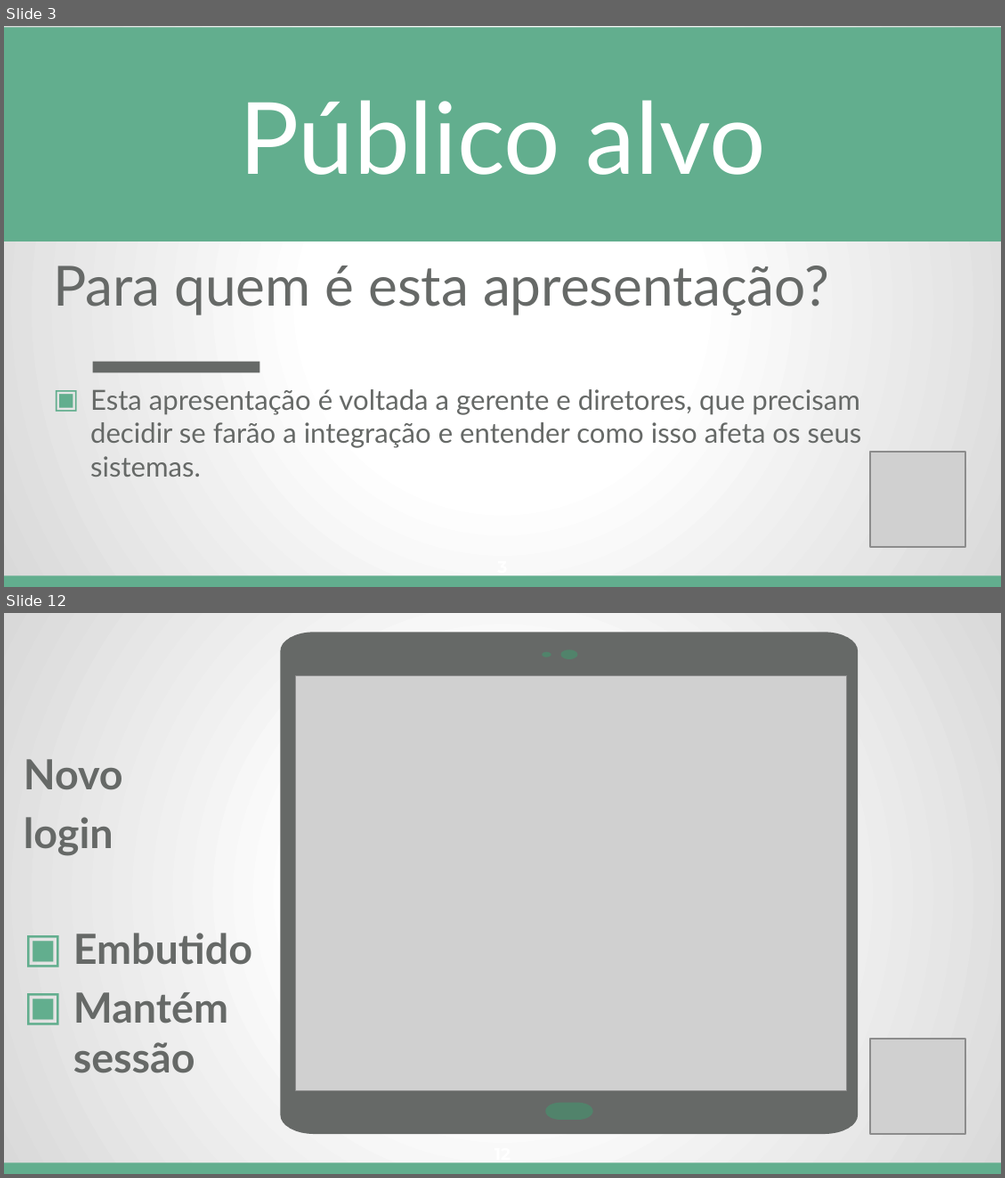
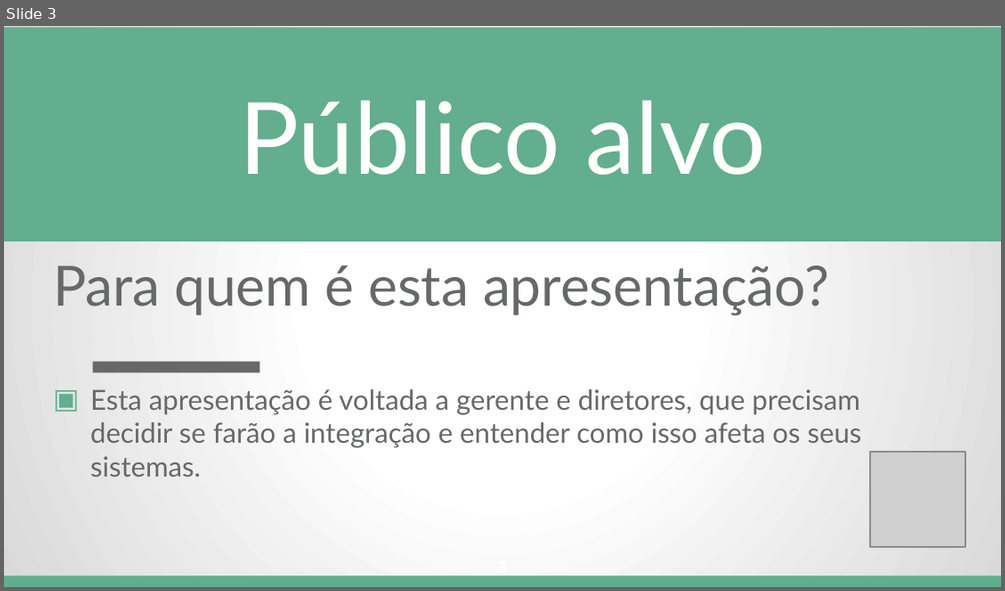
Before and after one commit to Conselho-Federal-de-Medicina/integracao-prescricao-cfm, a slide deck: docs/apresentacao/Integracao_com_a_Prescricao_Eletronica_do_CFM.pptx. Shown one above the other, each under a label of ours: slides 3 and 12 before the commit, slide 3 after it; the slides between them are not shown. The pictures are 1005x1178 and 1005x591 pixels, drawn with LibreOffice and Linux fonts; fonts in the diff are those of the drawing; grey boxes stand for pictures. Boxes give left, top, right and bottom in pixels: in the first picture for what was removed or moved away, otherwise in the second. Text is boxed around its words. In the diff, an @@ line names an element or a change of style, - is before the commit and + after.

```diff
--- a/docs/apresentacao/Integracao_com_a_Prescricao_Eletronica_do_CFM.pptx
+++ b/docs/apresentacao/Integracao_com_a_Prescricao_Eletronica_do_CFM.pptx
@@ slide 12 removed at box(4, 613, 1001, 1174), background gradient #FFFFFF to #D9D9D9 to #B3B3B3; not listed: 1 template element that a slide beside it also shows @@
@@ group removed at box(280, 632, 858, 1134): 4 freeform shapes @@
@@ picture removed at box(296, 676, 848, 1090) @@
@@ text removed at box(24, 759, 252, 1073) @@
-Novo
-login
-▣ Embutido
-▣ Mantém sessão
@@ picture removed at box(870, 1038, 966, 1135) @@
@@ page number removed at box(494, 1162, 510, 1165) @@
-12
```
Also in this commit, not shown: 10 slides changed, 3 other slides removed.
